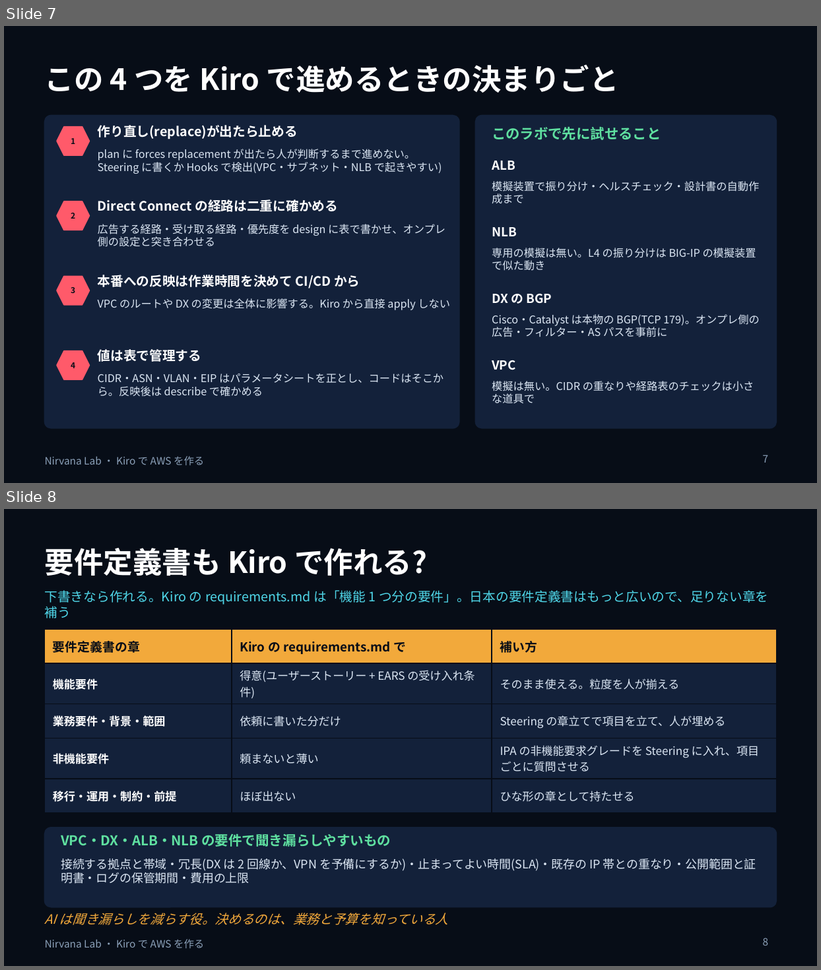
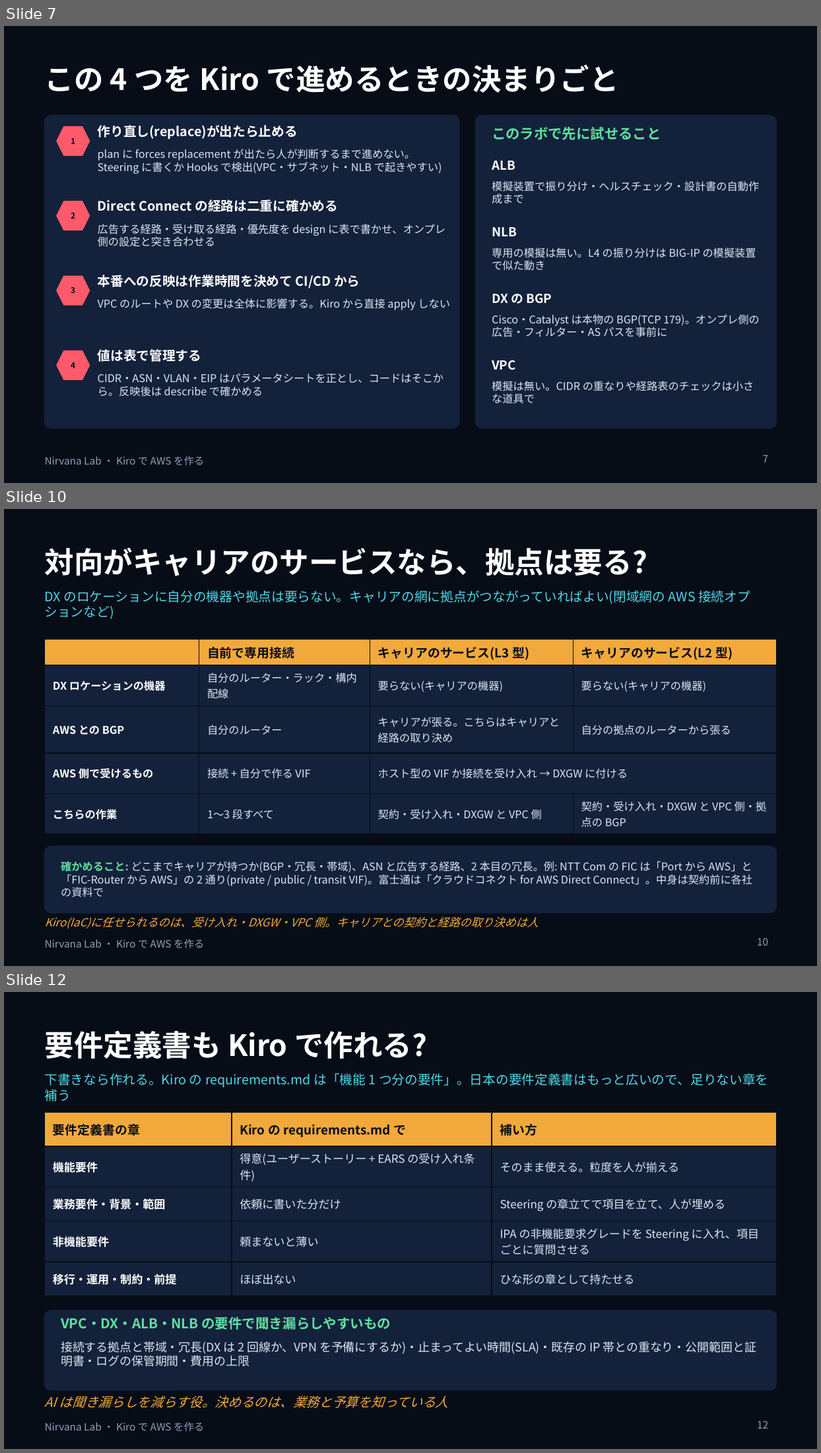
Before and after one commit to w-index-m/nirvana-lab, a slide deck: docs/ai-driven-dev-kiro.pptx. Shown one above the other, each under a label of ours: slides 7 and 8 before the commit, slides 7, 10 and 12 after it; the slides between them are not shown. The pictures are 821x970 and 821x1453 pixels, drawn with LibreOffice and Linux fonts; fonts in the diff are those of the drawing. Boxes give left, top, right and bottom in pixels: in the first picture for what was removed or moved away, otherwise in the second. Text is boxed around its words. In the diff, an @@ line names an element or a change of style, - is before the commit and + after.

```diff
--- a/docs/ai-driven-dev-kiro.pptx
+++ b/docs/ai-driven-dev-kiro.pptx
@@ slide 10 added at [4, 509, 817, 966], background #070D17; not listed: 1 template element that a slide beside it also shows @@
@@ title added at [45, 547, 648, 576], 26 pt, text #FFFFFF, bold @@
+対向がキャリアのサービスなら、拠点は要る?
@@ text added at [45, 590, 750, 619], 11.5 pt, text #4FD6E8 @@
+DX のロケーションに自分の機器や拠点は要らない。キャリアの網に拠点がつながっていればよい(閉域網の AWS 接続オプションなど)
@@ table added at [45, 639, 776, 830], 5 rows, 4 columns @@
+ | 自前で専用接続 | キャリアのサービス(L3 型) | キャリアのサービス(L2 型)
+DX ロケーションの機器 | 自分のルーター・ラック・構内配線 | 要らない(キャリアの機器) | 要らない(キャリアの機器)
+AWS との BGP | 自分のルーター | キャリアが張る。こちらはキャリアと経路の取り決め | 自分の拠点のルーターから張る
+AWS 側で受けるもの | 接続 + 自分で作る VIF | ホスト型の VIF か接続を受け入れ → DXGW に付ける | 
+こちらの作業 | 1〜3 段すべて | 契約・受け入れ・DXGW と VPC 側 | 契約・受け入れ・DXGW と VPC 側・拠点の BGP
@@ rounded rectangle added at [45, 846, 776, 913], fill #13213A, outline #13213A 1 pt @@
@@ text added at [61, 861, 753, 898], 9.5 pt, text #DBE6F3 @@
+確かめること: どこまでキャリアが持つか(BGP・冗長・帯域)、ASN と広告する経路、2 本目の冗長。例: NTT Com の FIC は「Port から AWS」と「FIC-Router から AWS」の 2 通り(private / public / transit VIF)。富士通は「クラウドコネクト for AWS Direct Connect」。中身は契約前に各社の資料で
@@ text added at [45, 917, 538, 929], 10 pt, text #F2A93B, italic @@
+Kiro(IaC)に任せられるのは、受け入れ・DXGW・VPC 側。キャリアとの契約と経路の取り決めは人
@@ page number added at [757, 938, 768, 946], 9 pt, text #8BA0B8 @@
+10
@@ what was slide 8 is now slide 12 @@
@@ page number at [757, 1421, 768, 1429]: text changed @@
-8
+12
```
Also in this commit, not shown: 3 other slides added, 5 other files.
